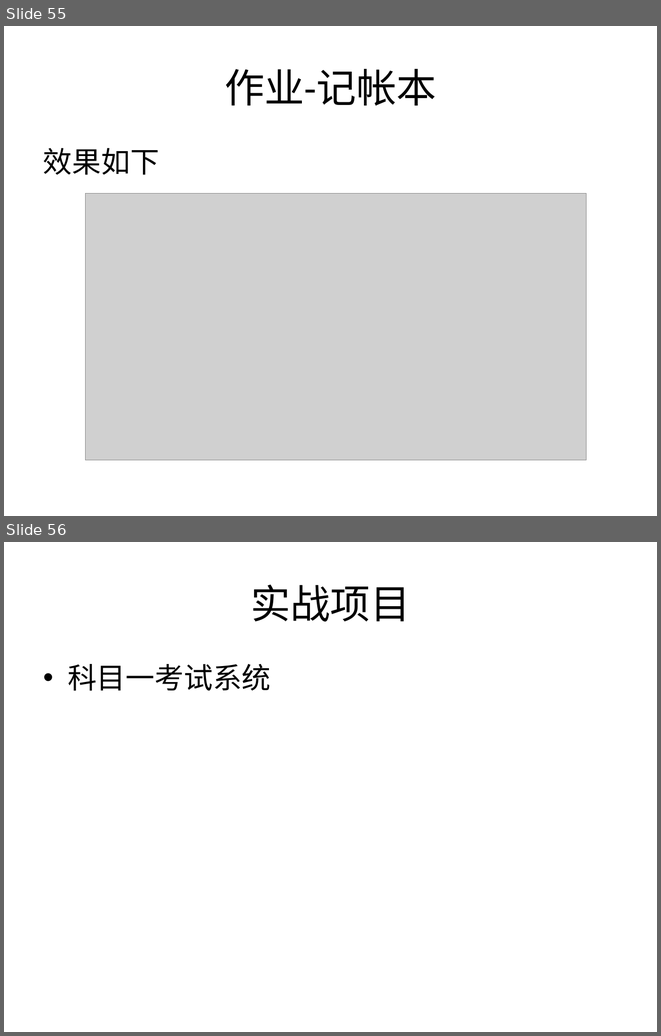
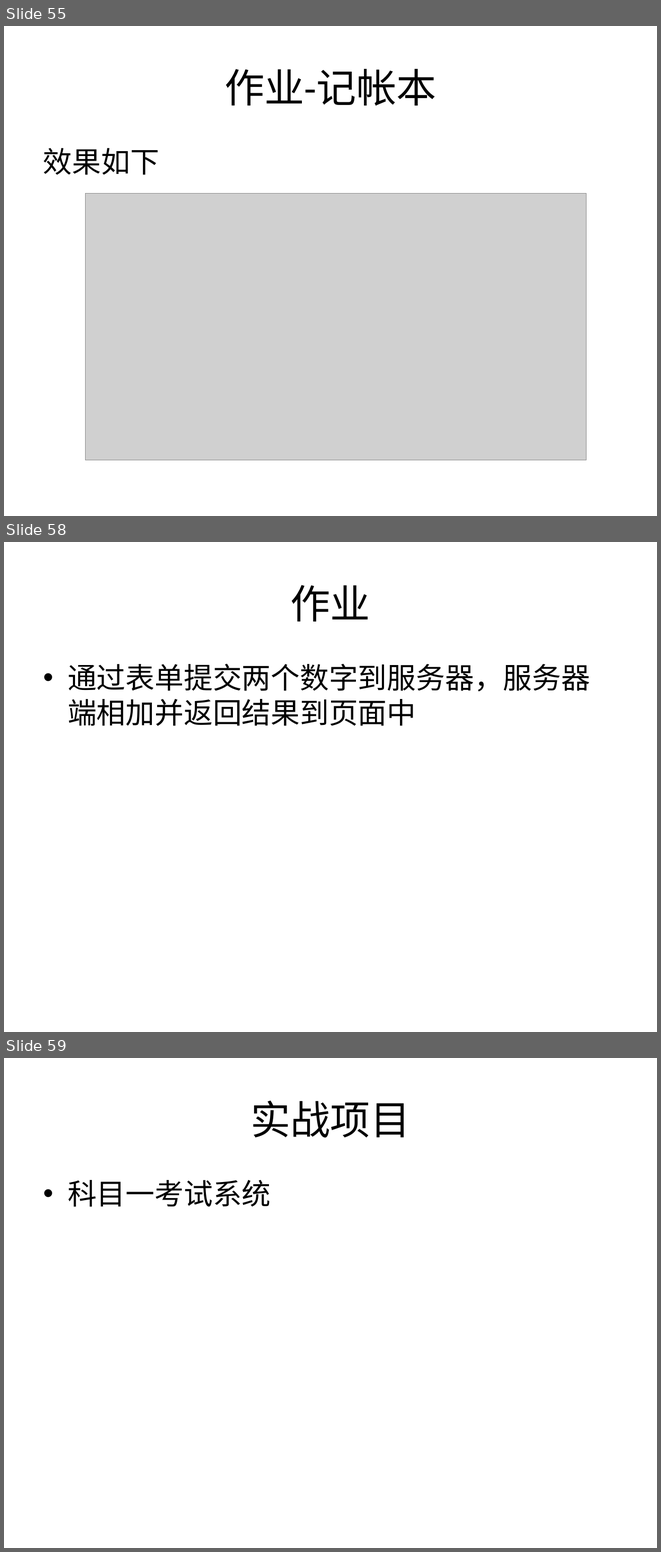
Before and after one commit to plter/HTML5Course20160612, a slide deck: Web前端教学记录.pptx. Shown one above the other, each under a label of ours: slides 55 and 56 before the commit, slides 55, 58 and 59 after it; the slides between them are not shown. The pictures are 661x1036 and 661x1552 pixels, drawn with LibreOffice and Linux fonts; fonts in the diff are those of the drawing; grey boxes stand for pictures. Boxes give left, top, right and bottom in pixels: in the first picture for what was removed or moved away, otherwise in the second. Text is boxed around its words. In the diff, an @@ line names an element or a change of style, - is before the commit and + after.

```diff
--- a/Web前端教学记录.pptx
+++ b/Web前端教学记录.pptx
@@ slide 58 added at (4, 542, 657, 1032), background #FFFFFF @@
@@ title added at (291, 585, 371, 622), 44 pt, text #000000 @@
+作业
@@ text added at (68, 663, 590, 726), 32 pt, text #000000 @@
+• 通过表单提交两个数字到服务器，服务器端相加并返回结果到页面中
@@ what was slide 56 is now slide 59 @@
```
Also in this commit, not shown: 2 other slides added, 12 other files.
